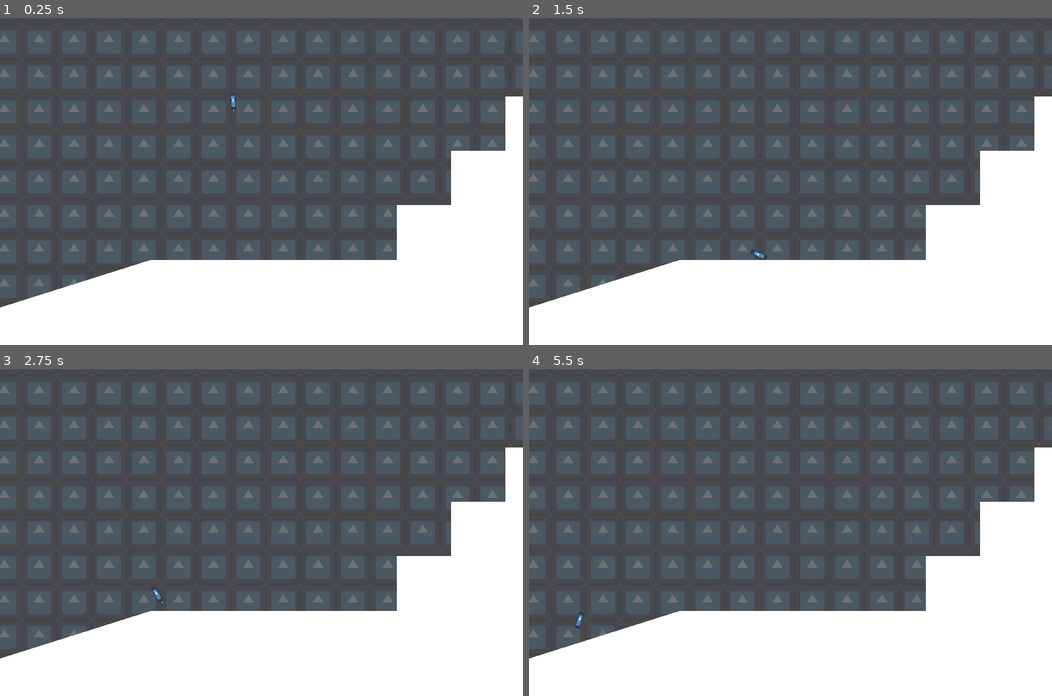
Above: before the commit, frames 1-4 (two rows, left to right).
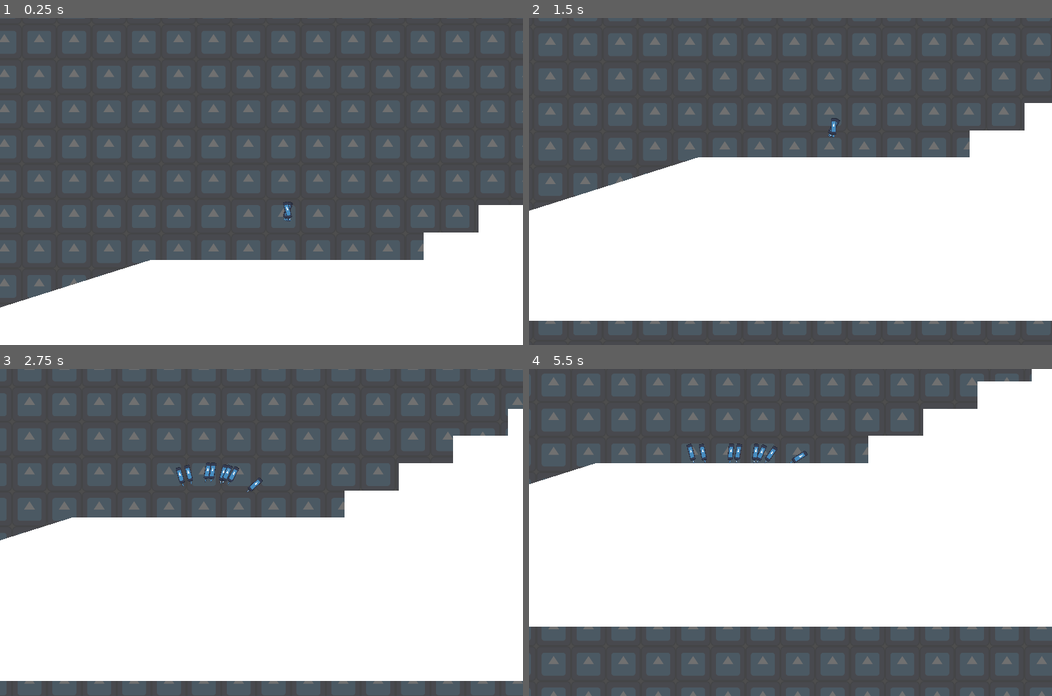
Above: after the commit, the same moments.

Repository: jarsnow/pogo_godot
Game: Godot game, scene res://scenes/main.tscn
Two runs of this game, one before a commit and one after it. Both use one fixed random seed, a clock stepped at 60 frames per second and the inputs below. The engine's default icon, where the game draws it, is replaced by a stand-in: a white triangle on a blue panel in a dark square.
Inputs:
- Up to frame 1 (0.25 s): no input
- Up to frame 2 (1.5 s): hold S (move_camera_down, bound only after the commit) 0.53-1.28 s; tap A (move_camera_left, bound only after the commit) at 0.8, 1.35 s
- Up to frame 3 (2.75 s): tap D (move_camera_right, bound only after the commit) at 1.55 s; hold D (move_camera_right, bound only after the commit) from 2.03 s (still down); tap W (move_camera_up, bound only after the commit) at 2.3 s
- Up to frame 4 (5.5 s): release D (move_camera_right, bound only after the commit) at 2.78 s; tap W (move_camera_up, bound only after the commit) at 2.85 s; tap J (zoom_in, bound only after the commit) at 3.05, 3.6 s; tap K (zoom_out, bound only after the commit) at 3.8, 4.35 s; tap S (move_camera_down, bound only after the commit) at 4.55 s; hold S (move_camera_down, bound only after the commit) from 5.03 s (still down); tap A (move_camera_left, bound only after the commit) at 5.3 s

The runs differ from the first frame. In frame 1, 4.7% of the frame differs, in the area x 44-100%, y 22-74%; in frame 2, 39%; in frame 3, 43%; in frame 4, 71%, in the area x 0-100%, y 0-100%.
Error after the commit: Attempt to call function 'get_global_position' in base 'null instance' on a null instance. (res://scenes/AgentContainer.gd:109)

Commit message:
was working, forgot to commit, now not working

Diff:
--- a/genetic_algorithm/project.godot
+++ b/genetic_algorithm/project.godot
@@ -23,23 +23,37 @@
 
 [input]
 
-turn_clockwise={
+move_camera_right={
 "deadzone": 0.5,
 "events": [Object(InputEventKey,"resource_local_to_scene":false,"resource_name":"","device":-1,"window_id":0,"alt_pressed":false,"shift_pressed":false,"ctrl_pressed":false,"meta_pressed":false,"pressed":false,"keycode":0,"physical_keycode":68,"key_label":0,"unicode":100,"echo":false,"script":null)
+, Object(InputEventKey,"resource_local_to_scene":false,"resource_name":"","device":-1,"window_id":0,"alt_pressed":false,"shift_pressed":false,"ctrl_pressed":false,"meta_pressed":false,"pressed":false,"keycode":0,"physical_keycode":4194321,"key_label":0,"unicode":0,"echo":false,"script":null)
 ]
 }
-turn_counterclockwise={
+move_camera_left={
 "deadzone": 0.5,
 "events": [Object(InputEventKey,"resource_local_to_scene":false,"resource_name":"","device":-1,"window_id":0,"alt_pressed":false,"shift_pressed":false,"ctrl_pressed":false,"meta_pressed":false,"pressed":false,"keycode":0,"physical_keycode":65,"key_label":0,"unicode":97,"echo":false,"script":null)
+, Object(InputEventKey,"resource_local_to_scene":false,"resource_name":"","device":-1,"window_id":0,"alt_pressed":false,"shift_pressed":false,"ctrl_pressed":false,"meta_pressed":false,"pressed":false,"keycode":0,"physical_keycode":4194319,"key_label":0,"unicode":0,"echo":false,"script":null)
 ]
 }
-jump={
+move_camera_up={
 "deadzone": 0.5,
-"events": [Object(InputEventKey,"resource_local_to_scene":false,"resource_name":"","device":-1,"window_id":0,"alt_pressed":false,"shift_pressed":false,"ctrl_pressed":false,"meta_pressed":false,"pressed":false,"keycode":0,"physical_keycode":32,"key_label":0,"unicode":32,"echo":false,"script":null)
+"events": [Object(InputEventKey,"resource_local_to_scene":false,"resource_name":"","device":-1,"window_id":0,"alt_pressed":false,"shift_pressed":false,"ctrl_pressed":false,"meta_pressed":false,"pressed":false,"keycode":0,"physical_keycode":87,"key_label":0,"unicode":119,"echo":false,"script":null)
+, Object(InputEventKey,"resource_local_to_scene":false,"resource_name":"","device":-1,"window_id":0,"alt_pressed":false,"shift_pressed":false,"ctrl_pressed":false,"meta_pressed":false,"pressed":false,"keycode":0,"physical_keycode":4194320,"key_label":0,"unicode":0,"echo":false,"script":null)
 ]
 }
-reset={
+move_camera_down={
 "deadzone": 0.5,
-"events": [Object(InputEventKey,"resource_local_to_scene":false,"resource_name":"","device":-1,"window_id":0,"alt_pressed":false,"shift_pressed":false,"ctrl_pressed":false,"meta_pressed":false,"pressed":false,"keycode":0,"physical_keycode":82,"key_label":0,"unicode":114,"echo":false,"script":null)
+"events": [Object(InputEventKey,"resource_local_to_scene":false,"resource_name":"","device":-1,"window_id":0,"alt_pressed":false,"shift_pressed":false,"ctrl_pressed":false,"meta_pressed":false,"pressed":false,"keycode":0,"physical_keycode":83,"key_label":0,"unicode":115,"echo":false,"script":null)
+, Object(InputEventKey,"resource_local_to_scene":false,"resource_name":"","device":-1,"window_id":0,"alt_pressed":false,"shift_pressed":false,"ctrl_pressed":false,"meta_pressed":false,"pressed":false,"keycode":0,"physical_keycode":4194322,"key_label":0,"unicode":0,"echo":false,"script":null)
 ]
 }
+zoom_out={
+"deadzone": 0.5,
+"events": [Object(InputEventKey,"resource_local_to_scene":false,"resource_name":"","device":-1,"window_id":0,"alt_pressed":false,"shift_pressed":false,"ctrl_pressed":false,"meta_pressed":false,"pressed":false,"keycode":0,"physical_keycode":75,"key_label":0,"unicode":107,"echo":false,"script":null)
+]
+}
+zoom_in={
+"deadzone": 0.5,
+"events": [Object(InputEventKey,"resource_local_to_scene":false,"resource_name":"","device":-1,"window_id":0,"alt_pressed":false,"shift_pressed":false,"ctrl_pressed":false,"meta_pressed":false,"pressed":false,"keycode":0,"physical_keycode":74,"key_label":0,"unicode":106,"echo":false,"script":null)
+]
+}
--- /dev/null
+++ b/genetic_algorithm/scenes/AgentContainer.gd
@@ -0,0 +1,217 @@
+extends Node2D
+
+const Player = preload("res://scenes/player.tscn")
+
+const gene_choices = ['l', 'r', 'n']
+
+var physics_frame_generation_started: int
+
+var player_agents = []
+
+@export var agent_count: int = 8
+
+@export var physics_speed: float = 1.0
+
+@export var map: Node2D
+@export var runtime_seconds: int = 1
+
+@export var top_rank_survivors: int = 16
+@export var random_bottom_survivors: int = 8
+
+@export var mutation_rate: float = 0.05
+
+var chromosome_length: int = 120 * runtime_seconds
+
+# Called when the node enters the scene tree for the first time.
+func _ready():
+	physics_frame_generation_started = 0
+	pass # Replace with function body.
+
+# Called every frame. 'delta' is the elapsed time since the previous frame.
+func _process(delta):
+	pass
+
+func _physics_process(delta):
+	# check if generation is done
+	var physics_frames_passed = Engine.get_physics_frames() - physics_frame_generation_started
+
+	if physics_frames_passed >= chromosome_length - 1:
+		end_generation()
+		return
+
+	print("frames passed: ", physics_frames_passed)
+	print("chromosome length: ", chromosome_length)
+	print("agents in list: ", len(player_agents))
+	update_agents_max_path_distances()
+
+func start():
+
+	set_physics_speed(physics_speed)
+
+	if agent_count % 4 != 0:
+		printerr("agent count must be divisible by 4")
+
+	initialize_agents(null) # null for random chromosomes
+
+# make new agents with given chromosomes
+# if chromosomes is null, then
+func initialize_agents(chromosomes): # should be a list of strings (chromosomes)
+	physics_frame_generation_started = Engine.get_physics_frames()
+
+	if chromosomes != null and agent_count != len(chromosomes):
+		printerr("not enough chromosomes provided")
+
+	var spawn_point: Vector2 = map.get_node("SpawnPoint").get_position()
+
+	for i in range(agent_count):
+
+		var new_agent = Player.instantiate()
+		player_agents.append(new_agent.get_node("Player"))
+
+		# assign chromosome
+		if chromosomes == null:
+			generate_new_chromosome(new_agent.get_node("Player"))
+		else:
+			new_agent.get_node("Player").chromosome = chromosomes[i]
+
+		# move to spawnpoint
+		new_agent.set_position(spawn_point)
+
+		# add to scene
+		add_child(new_agent)
+
+func generate_new_chromosome(player_agent):
+
+	var new_chromosome: String = ""
+	for i in range(chromosome_length):
+		new_chromosome = new_chromosome + gene_choices.pick_random()
+
+	player_agent.chromosome = new_chromosome
+
+func get_agent_fitness(player_agent):
+	var fitness: int = 0
+
+	var final_dist = get_agent_path_distance(player_agent)
+
+	# reward 2 * max dist, 1 * final distance
+
+	# represents the pixel distance along the path
+	fitness += 5 * player_agent.max_path_dist
+	fitness += 1 * final_dist
+
+	# give a slight reward for agents who do a boosted jump
+	fitness += player_agent.boosted_jump_count * 500
+
+	return fitness
+
+func get_agent_path_distance(player_agent):
+	var path: Path2D = map.get_node("Path2D")
+	var agent_pos: Vector2 = player_agent.get_global_position()
+	var path_dist = path.curve.get_closest_offset(path.to_local(agent_pos))
+
+	return path_dist
+
+# sort by fitness, take the top 12.5%, random choice 12.5% from the remaining 3/4's of the population
+func get_surviving_agents():
+	var survivors = []
+	var eighth: int = agent_count / 8
+	player_agents.sort_custom(sorting_helper_descending)
+	survivors.append_array(player_agents.slice(0, eighth)) # get the top 25% of agent players
+
+	# get the remaining 3/4, shuffle to get randomness
+	var losers = player_agents.slice(eighth)
+	losers.shuffle()
+	survivors.append_array(losers.slice(0, eighth)) # add another quarter of the losers
+
+	return survivors
+
+func sorting_helper_descending(a, b):
+	return get_agent_fitness(a) > get_agent_fitness(b)
+
+func update_agents_max_path_distances():
+	print("agents before counting: ", len(player_agents))
+	# update max path dist for each
+	for player_agent in player_agents:
+
+		var curr_dist = get_agent_path_distance(player_agent)
+		player_agent.max_path_dist = max(curr_dist, player_agent.max_path_dist)
+
+# agent_a gets the first section of their genes, and the latter section of agent_b
+# agent_b gets the first section of their genes, and the latter section of agent_a
+func get_spliced_chromosome_from_parent_chromosomes(chromosome_a: String, chromosome_b: String):
+
+	var splicing_index: int = randi() % chromosome_length
+
+	var new_a: String = chromosome_a.substr(0, splicing_index) + chromosome_b.substr(splicing_index)
+	var new_b: String = chromosome_b.substr(0, splicing_index) + chromosome_a.substr(splicing_index)
+
+	# return a random spliced chromosome from each parent
+	if randi() % 2 == 0:
+		return new_a
+	return new_b
+
+func get_mutated_chromosome(chromosome: String):
+
+	var new_chromosome: String = chromosome
+	for i in range(len(chromosome)):
+		if randf() <= mutation_rate:
+			new_chromosome[i] = gene_choices[randi() % 3] # get a random gene from the choices
+
+	return new_chromosome
+
+func get_chromosomes_from_player_agents(player_agents):
+	var chromosomes: Array[String] = []
+	for player_agent in player_agents:
+		chromosomes.append(player_agent.chromosome)
+
+	return chromosomes
+
+func end_generation():
+
+	var survivors = get_surviving_agents()
+	var new_chromosomes: Array[String] = []
+
+	var old_chromosomes = get_chromosomes_from_player_agents(survivors)
+
+	# keep the population size constant
+	while len(new_chromosomes) < agent_count:
+
+		# pick two random parents (not the same)
+		old_chromosomes.shuffle() # this is probably slow, shuffling it each time, but I do not care
+		var parents: Array[String] = old_chromosomes.slice(0, 2)
+
+		var parent_a: String = parents[0]
+		var parent_b: String = parents[1]
+
+		# get the child from the two parents
+		var child: String = get_spliced_chromosome_from_parent_chromosomes(parent_a, parent_b)
+
+		# mutate
+		child = get_mutated_chromosome(child)
+
+		# add to new population
+		new_chromosomes.append(child)
+
+	for player_agent in player_agents:
+		player_agent.queue_free()
+		await player_agent.tree_exited
+		print("agent exited")
+
+	# delete old survivors
+	update_player_agents()
+
+	# make new survivors, and go again
+	initialize_agents(new_chromosomes)
+
+func update_player_agents():
+
+	player_agents = []
+	for node in get_children():
+		if is_instance_valid(node) and node != null and node.get_name() == "AgentBase":
+			player_agents.append(node.get_node("Player"))
+
+	print(len(player_agents))
+
+func set_physics_speed(new_speed: float):
+	Engine.set_time_scale(new_speed) # set simulation speed
+	Engine.physics_ticks_per_second = int(120 * Engine.time_scale) # also necessary
--- a/genetic_algorithm/scenes/collision_map.tscn
+++ b/genetic_algorithm/scenes/boost_jump_stairs.tscn
@@ -2,11 +2,11 @@
 
 [sub_resource type="Curve2D" id="Curve2D_lgtv5"]
 _data = {
-"points": PackedVector2Array(0, 0, 0, 0, -3200, 3200, 0, 0, 0, 0, -2600, 1000, 0, 0, 0, 0, 400, 0, 0, 0, 0, 0, 2000, -1800, 0, 0, 0, 0, 4800, -1800)
+"points": PackedVector2Array(0, 0, 0, 0, -3200, 3200, 0, 0, 0, 0, -2600, 1000, 0, 0, 0, 0, 400, 0, 0, 0, 0, 0, 2000, -1600, 0, 0, 0, 0, 4800, -1600)
 }
 point_count = 5
 
-[node name="CollisionMap" type="Node2D"]
+[node name="BoostJumpStairsMap" type="Node2D"]
 
 [node name="Base" type="Polygon2D" parent="."]
 polygon = PackedVector2Array(-300, 600, -2200, 1200, 1500, 1200, 1500, 600)
@@ -18,4 +18,8 @@
 polygon = PackedVector2Array(2400, -1200, 4800, -1200, 4800, -800, 2400, -800)
 
 [node name="Path2D" type="Path2D" parent="."]
+position = Vector2(0, 200)
 curve = SubResource("Curve2D_lgtv5")
+
+[node name="SpawnPoint" type="Node2D" parent="."]
+position = Vector2(200, 400)
--- a/genetic_algorithm/scenes/main.tscn
+++ b/genetic_algorithm/scenes/main.tscn
@@ -1,8 +1,10 @@
-[gd_scene load_steps=4 format=3 uid="uid://d1sle448q3qa8"]
+[gd_scene load_steps=6 format=3 uid="uid://d1sle448q3qa8"]
 
 [ext_resource type="Script" path="res://scripts/main.gd" id="1_j5k7r"]
-[ext_resource type="PackedScene" uid="uid://by06c856ll3jb" path="res://scenes/collision_map.tscn" id="2_rkduw"]
+[ext_resource type="PackedScene" uid="uid://cd7mkj03qshd7" path="res://scenes/smaller_stairs_map.tscn" id="3_7peev"]
 [ext_resource type="Texture2D" uid="uid://78idod2x4s4x" path="res://assets/icon.svg" id="4_kq2dd"]
+[ext_resource type="Script" path="res://scripts/Camera2D.gd" id="4_wy3sb"]
+[ext_resource type="Script" path="res://scenes/AgentContainer.gd" id="5_6eimi"]
 
 [node name="Main" type="Node2D"]
 script = ExtResource("1_j5k7r")
@@ -13,14 +15,15 @@
 region_enabled = true
 region_rect = Rect2(0, 0, 10000, 10000)
 
-[node name="CollisionMap" parent="." instance=ExtResource("2_rkduw")]
-
-[node name="PlayerPinJoint" type="PinJoint2D" parent="."]
-position = Vector2(450, 324)
-softness = 1.0
+[node name="SmallerStairsMap" parent="." instance=ExtResource("3_7peev")]
 
 [node name="Camera2D" type="Camera2D" parent="."]
 position = Vector2(104, 313)
 zoom = Vector2(0.5, 0.5)
 position_smoothing_enabled = true
 position_smoothing_speed = 20.0
+script = ExtResource("4_wy3sb")
+
+[node name="AgentContainer" type="Node2D" parent="." node_paths=PackedStringArray("map")]
+script = ExtResource("5_6eimi")
+map = NodePath("../SmallerStairsMap")
--- a/genetic_algorithm/scenes/player.tscn
+++ b/genetic_algorithm/scenes/player.tscn
@@ -16,6 +16,7 @@
 [node name="AgentBase" type="Node2D"]
 
 [node name="Player" type="RigidBody2D" parent="."]
+collision_layer = 0
 gravity_scale = 0.7
 can_sleep = false
 linear_damp_mode = 1
--- /dev/null
+++ b/genetic_algorithm/scenes/smaller_stairs_map.tscn
@@ -0,0 +1,27 @@
+[gd_scene load_steps=2 format=3 uid="uid://cd7mkj03qshd7"]
+
+[sub_resource type="Curve2D" id="Curve2D_7hkeo"]
+_data = {
+"points": PackedVector2Array(0, 0, 0, 0, -2600, 4800, 0, 0, 0, 0, -2600, 1000, 0, 0, 0, 0, -300, 200, 0, 0, 0, 0, 600, 200, 0, 0, 0, 0, 2500, -800, 0, 0, 0, 0, 5200, -800)
+}
+point_count = 6
+
+[node name="SmallerStairsMap" type="Node2D"]
+
+[node name="Base" type="Polygon2D" parent="."]
+polygon = PackedVector2Array(-300, 600, -2200, 1200, 1500, 1200, 1500, 600)
+
+[node name="Finish" type="Polygon2D" parent="."]
+position = Vector2(100, 800)
+polygon = PackedVector2Array(2400, -1200, 4800, -1200, 4800, -800, 2400, -800)
+
+[node name="Stairs" type="Polygon2D" parent="."]
+position = Vector2(300, 0)
+polygon = PackedVector2Array(600, 500, 600, 400, 800, 400, 800, 300, 1000, 300, 1000, 200, 1200, 200, 1200, 100, 1400, 100, 1400, 0, 1600, 0, 1600, -100, 1800, -100, 1800, -200, 2000, -200, 2000, -300, 2200, -300, 2200, -400, 2400, -400, 2400, 800, 400, 800, 400, 500)
+
+[node name="Path2D" type="Path2D" parent="."]
+position = Vector2(0, 200)
+curve = SubResource("Curve2D_7hkeo")
+
+[node name="SpawnPoint" type="Node2D" parent="."]
+position = Vector2(200, 400)
--- /dev/null
+++ b/genetic_algorithm/scripts/Camera2D.gd
@@ -0,0 +1,26 @@
+extends Camera2D
+
+var cam_speed: int = 500
+
+# Called when the node enters the scene tree for the first time.
+func _ready():
+	pass # Replace with function body.
+
+
+# Called every frame. 'delta' is the elapsed time since the previous frame.
+func _process(delta):
+
+	# movement
+	if Input.is_action_pressed("move_camera_left"):
+		position.x -= cam_speed * delta
+	if Input.is_action_pressed("move_camera_right"):
+		position.x += cam_speed * delta
+	if Input.is_action_pressed("move_camera_up"):
+		position.y -= cam_speed * delta
+	if Input.is_action_pressed("move_camera_down"):
+		position.y += cam_speed * delta
+
+	if Input.is_action_just_released("zoom_in"):
+		zoom += Vector2(0.1, 0.1)
+	if Input.is_action_just_released("zoom_out"):
+		zoom -= Vector2(0.1, 0.1)
--- a/genetic_algorithm/scripts/main.gd
+++ b/genetic_algorithm/scripts/main.gd
@@ -1,10 +1,4 @@
 extends Node2D
-
-const agent_count: int = 1
-const chromosome_length: int = 60 * 20
-const gene_choices = ['l', 'r', 'n']
-
-const Player = preload("res://scenes/player.tscn")
 
 # Called when the node enters the scene tree for the first time.
 func _ready():
@@ -13,13 +7,12 @@
 
 	initialize_map_collision()
 
-	initialize_agents()
-
+	$AgentContainer.start()
 
 # assign collision to the map
 func initialize_map_collision():
 
-	for map_polygon in $CollisionMap.get_children():
+	for map_polygon in $SmallerStairsMap.get_children():
 		# skip over the path node
 		if map_polygon.get_class() != "Polygon2D":
 			continue
@@ -37,47 +30,6 @@
 		# add static body to map tile
 		map_polygon.add_child(static_body)
 
-
-func initialize_agents():
-	for i in range(agent_count):
-
-		var new_agent = Player.instantiate()
-		generate_new_chromosome(new_agent)
-
-		add_child(new_agent)
-
-func generate_new_chromosome(agent):
-
-	var new_chromosome: String = ""
-	for i in range(chromosome_length):
-		new_chromosome = new_chromosome + gene_choices.pick_random()
-
-	agent.get_node("Player").chromosome = new_chromosome
-
-func get_agent_score(agent):
-	var path: Path2D = $CollisionMap/Path2D
-	var agent_pos: Vector2 = agent.get_global_position()
-	var closestOffset = path.curve.get_closest_offset(path.to_local(agent_pos))
-
-func select_surviving_agents():
-	pass
-
 # Called every frame. 'delta' is the elapsed time since the previous frame.
 func _process(delta):
 	pass
-
-func _on_player_ground_player():
-	## move joint and anchor to the foot position
-	#$PlayerPinJoint.set_global_position($Player/FootPoint.get_global_position())
-	#$FootAnchor.set_global_position($Player/FootPoint.get_global_position())
-	#
-	## renable pin joint
-	#$PlayerPinJoint.set_node_a(NodePath("../Player"))
-	#$PlayerPinJoint.set_node_b(NodePath("../FootAnchor"))
-	pass
-
-func _on_player_unground_player():
-	## disable the pin joint for the player
-	#$PlayerPinJoint.set_node_a(NodePath(""))
-	#$PlayerPinJoint.set_node_b(NodePath(""))
-	pass
--- a/genetic_algorithm/scripts/player.gd
+++ b/genetic_algorithm/scripts/player.gd
@@ -13,6 +13,8 @@
 var last_rotation: float = 0
 
 var fitness: float = 0
+var engine_frame_created: int = 0
+var boosted_jump_count: int = 0
 
 # the force at which a full power jump propels the player
 @export var base_jump_power: int = 500
@@ -21,9 +23,11 @@
 @export var rotation_power: int = 40000
 
 var chromosome: String = ""
+var max_path_dist = 0
 
 # Called when the node enters the scene tree for the first time.
 func _ready():
+
 	grounded = false
 	emit_signal("unground_player")
 
@@ -42,6 +46,8 @@
 	# set angular dampening here because it doesn't work in the inspector
 	set_angular_damp(10)
 
+	engine_frame_created = Engine.get_physics_frames()
+
 # Called every frame. 'delta' is the elapsed time since the previous frame.
 func _process(delta):
 
@@ -53,10 +59,11 @@
 	# check for body and pogo collision if ungrounded
 
 	# read each gene from chromosome
-	var index = Engine.get_physics_frames()
+	var index = Engine.get_physics_frames() - engine_frame_created
 
 	if index >= chromosome.length():
 		printerr("game has ran longer than chromosome length")
+		return
 
 	# can either be L, R, N
 	# for LEFT, RIGHT, or NO rotation
@@ -117,6 +124,7 @@
 	elif ($PlayerJumpTimer.is_stopped()): # check for full jump
 		if (boosted):
 			jump_multiplier = boost_multiplier
+			boosted_jump_count += 1
 		else:
 			jump_multiplier = full_jump_multiplier
 	else:
Not shown, removed: genetic_algorithm/scenes/mai1182.tmp
